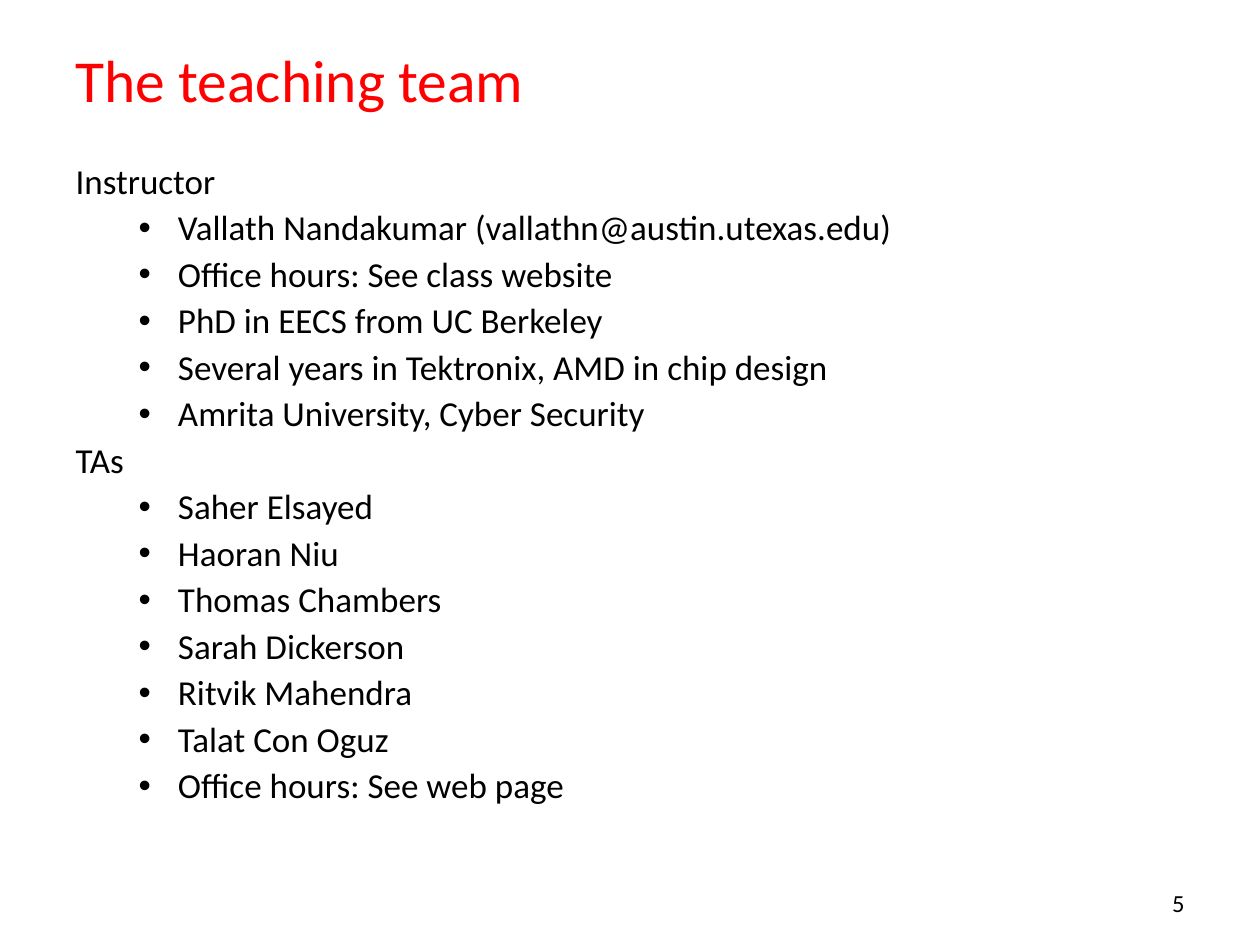
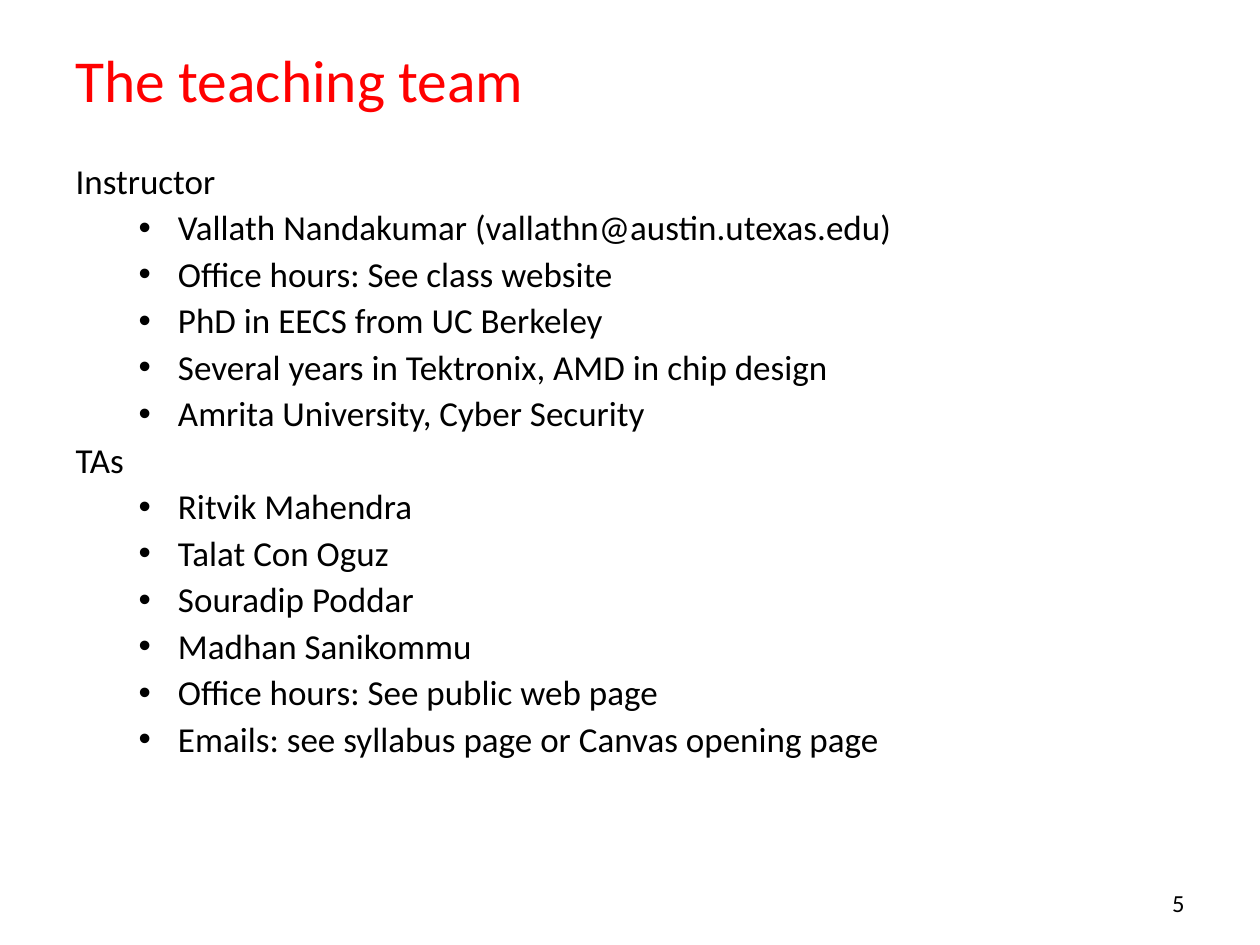
Before and after one commit to vallathn/EE312_Sp23_lectures, a slide deck: slide 5 of day1_intro/ee312-day1-intro.ppt. Drawn at 1260x945 pixels with LibreOffice and Linux fonts; fonts in the diff are those of the drawing. Boxes give left, top, right and bottom in pixels: in the first picture for what was removed or moved away, otherwise in the second. Text is boxed around its words. In the diff, an @@ line names an element or a change of style, - is before the commit and + after.

```diff
--- a/day1_intro/ee312-day1-intro.ppt
+++ b/day1_intro/ee312-day1-intro.ppt
@@ text at box(178, 494, 441, 660): paragraphs removed @@
-  • Saher Elsayed
-  • Haoran Niu
-  • Thomas Chambers
-  • Sarah Dickerson
@@ text at box(178, 587, 878, 758): text changed @@
-  • Office hours: See web page
+  • Souradip Poddar
+  • Madhan Sanikommu
+  • Office hours: See public web page
+  • Emails: see syllabus page or Canvas opening page
```
Also in this commit, not shown: 2 other slides changed, 4 other files.
